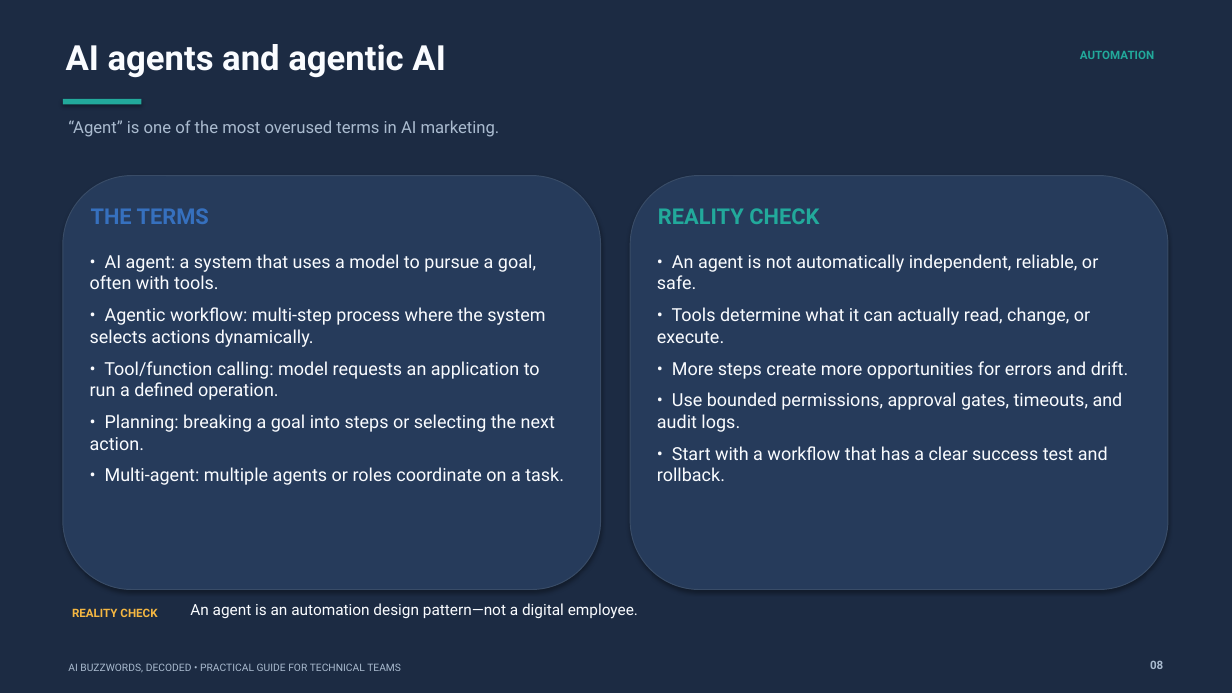
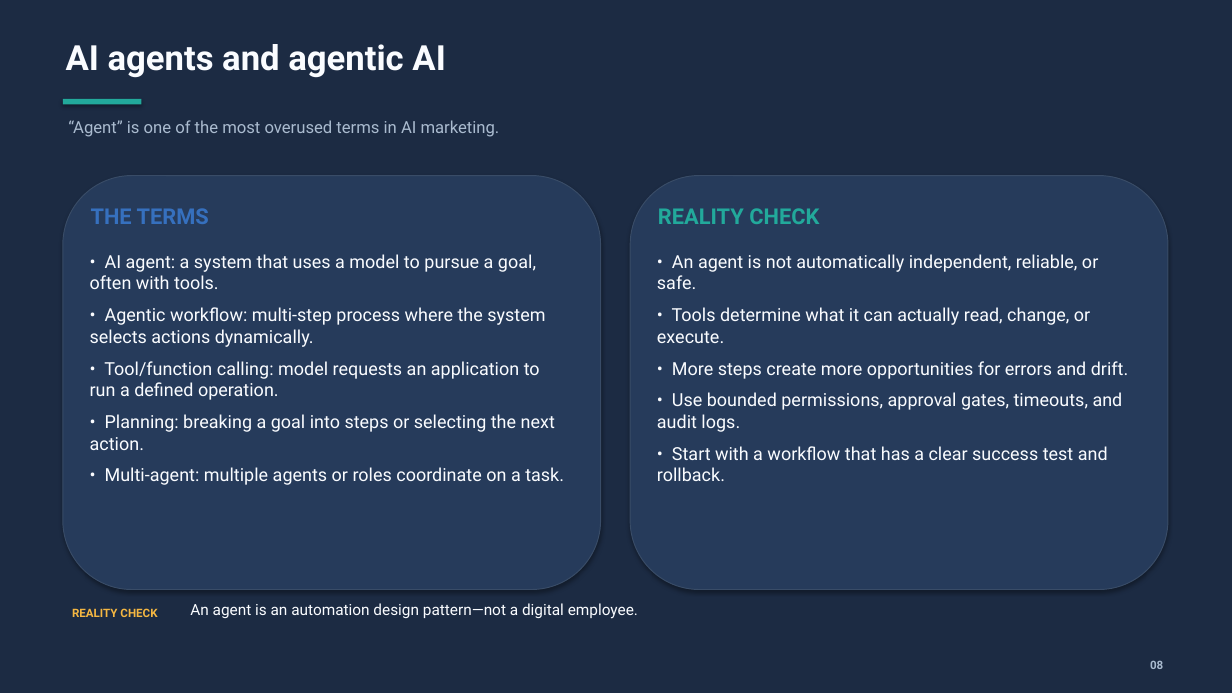
Before and after one commit to jpsider/Invoke-Automation, a slide deck: slide 11 of VMUG/Connect_FL_2026/VIAdmin_AI_Buzzwords_Consistent_Styling.pptx (slide 18 before the commit). Drawn at 1232x693 pixels with LibreOffice and Linux fonts; fonts in the diff are those of the drawing. Boxes give left, top, right and bottom in pixels: in the first picture for what was removed or moved away, otherwise in the second. Text is boxed around its words. In the diff, an @@ line names an element or a change of style, - is before the commit and + after.

Commit message:
cleaned up some random text

```diff
--- a/VMUG/Connect_FL_2026/VIAdmin_AI_Buzzwords_Consistent_Styling.pptx
+++ b/VMUG/Connect_FL_2026/VIAdmin_AI_Buzzwords_Consistent_Styling.pptx
@@ text removed at box(1080, 51, 1154, 59) @@
-AUTOMATION
@@ text removed at box(68, 663, 401, 672) @@
-AI BUZZWORDS, DECODED • PRACTICAL GUIDE FOR TECHNICAL TEAMS
```
Also in this commit, not shown: 23 other slides changed, 7 slides removed.
